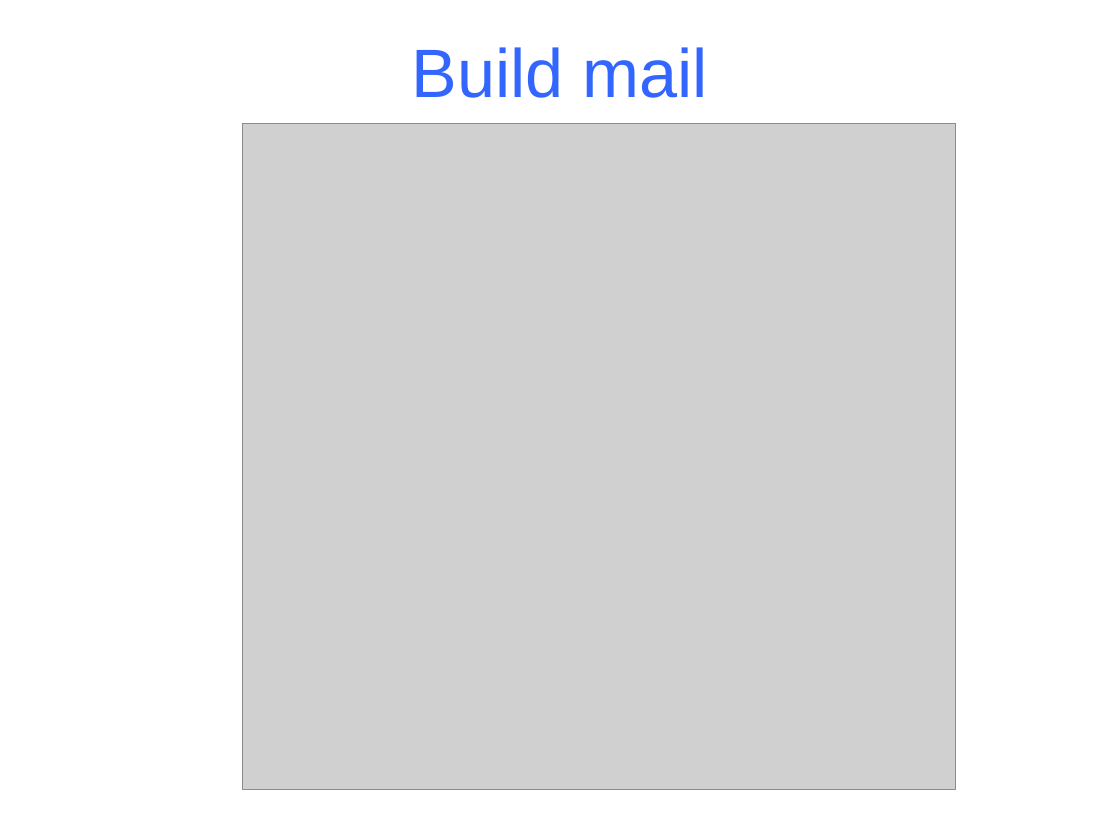
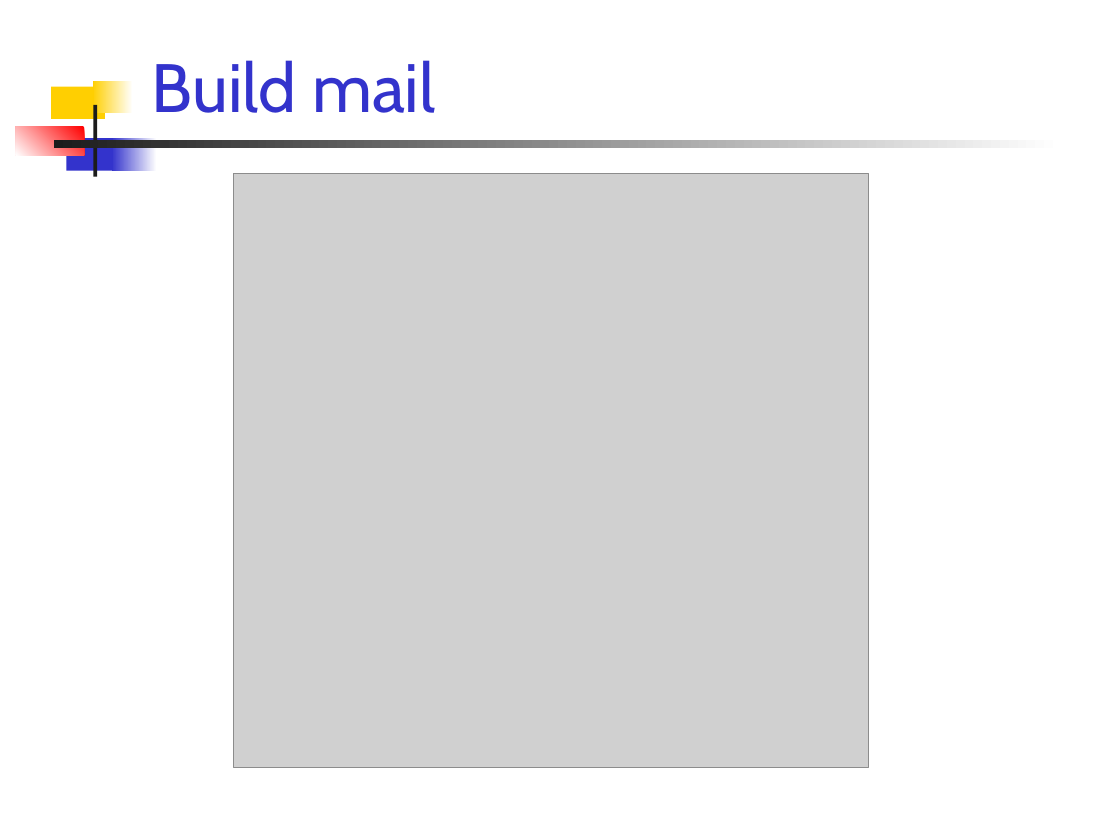
Before and after one commit to chucker/AnkhSVN, a slide deck: slide 18 of doc/powerpoint/Subversion_addin_for_VS.NET.ppt. Drawn at 1120x840 pixels with LibreOffice and Linux fonts; fonts in the diff are those of the drawing; grey boxes stand for pictures. Boxes give left, top, right and bottom in pixels: in the first picture for what was removed or moved away, otherwise in the second. Text is boxed around its words. In the diff, an @@ line names an element or a change of style, - is before the commit and + after.

Commit message:
* Changed the layout back to a template.   Change the template if you want to make changes such as font, colour, bg image. * Added image of the work schedule. * Removed the banner. * Changed some text, and fixed typos.

```diff
--- a/doc/powerpoint/Subversion_addin_for_VS.NET.ppt
+++ b/doc/powerpoint/Subversion_addin_for_VS.NET.ppt
@@ text "Build mail": place and size @@
-text "Build mail" at (411,47,708,98)
+text "Build mail" at (152,60,436,113)
@@ text "Build mail" at (152,60,436,113): font Arial to Cabin, text colour #3366FF to #3333CC; alignment centre to left; vertical alignment middle to bottom @@
@@ rectangle added at (52,86,105,119), fill #FFCF01 @@
@@ rectangle added at (93,81,133,113), fill gradient #FFFFFF to #FFCF01 @@
@@ rectangle added at (93,105,96,177), fill #1C1C1C @@
@@ rectangle added at (16,127,84,156), fill gradient #FF0000 to #FFFFFF @@
@@ rectangle added at (54,140,1062,149), fill gradient #FFFFFF to #1C1C1C @@
@@ rectangle added at (66,138,118,170), fill #3333CC @@
@@ rectangle added at (112,138,157,170), fill gradient #FFFFFF to #3333CC @@
@@ picture: place and size @@
-picture at (243,123,955,790)
+picture at (234,174,869,767)
```
Also in this commit, not shown: 20 other slides changed, 1 slide added, 1 slide removed.
